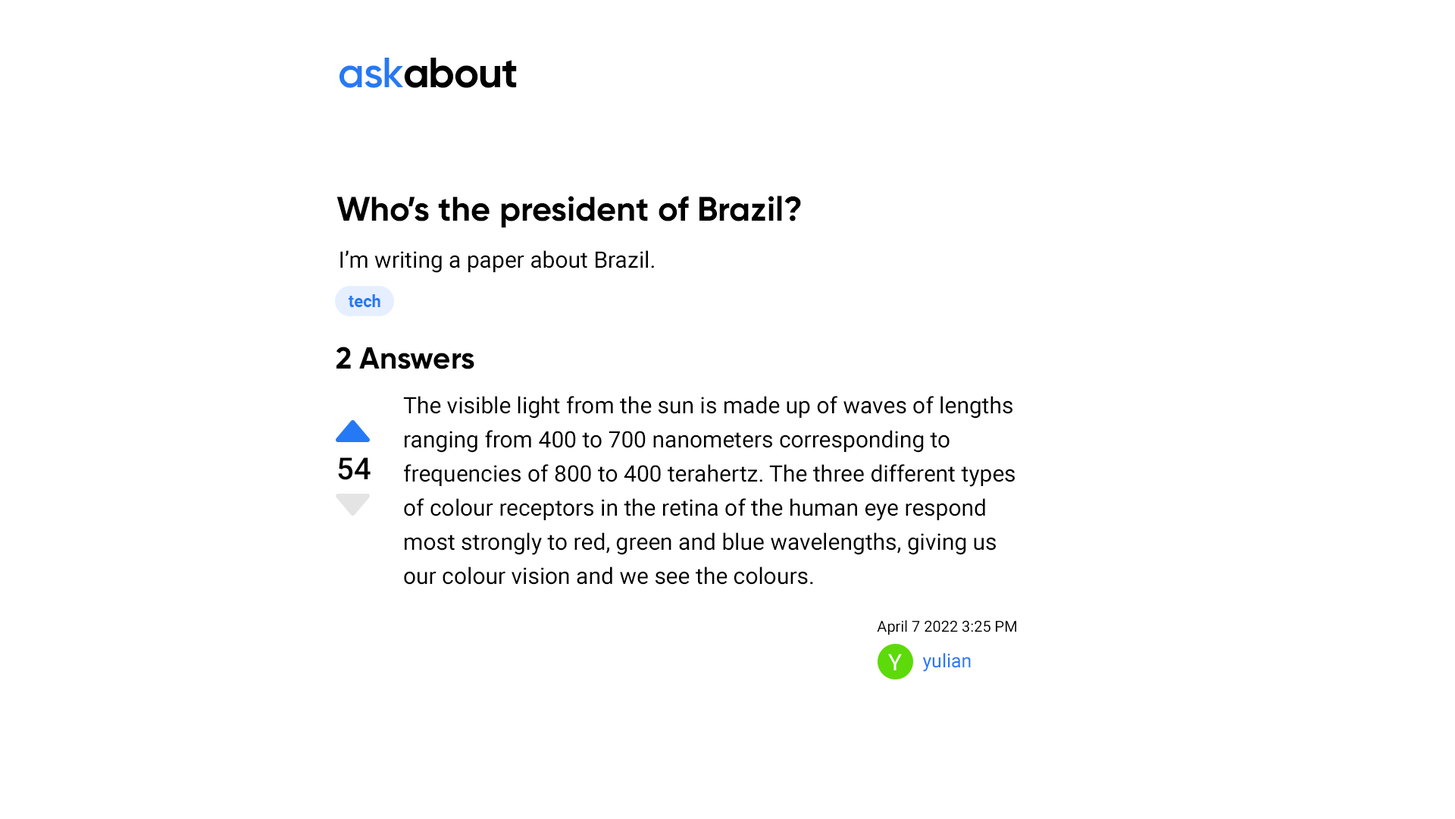
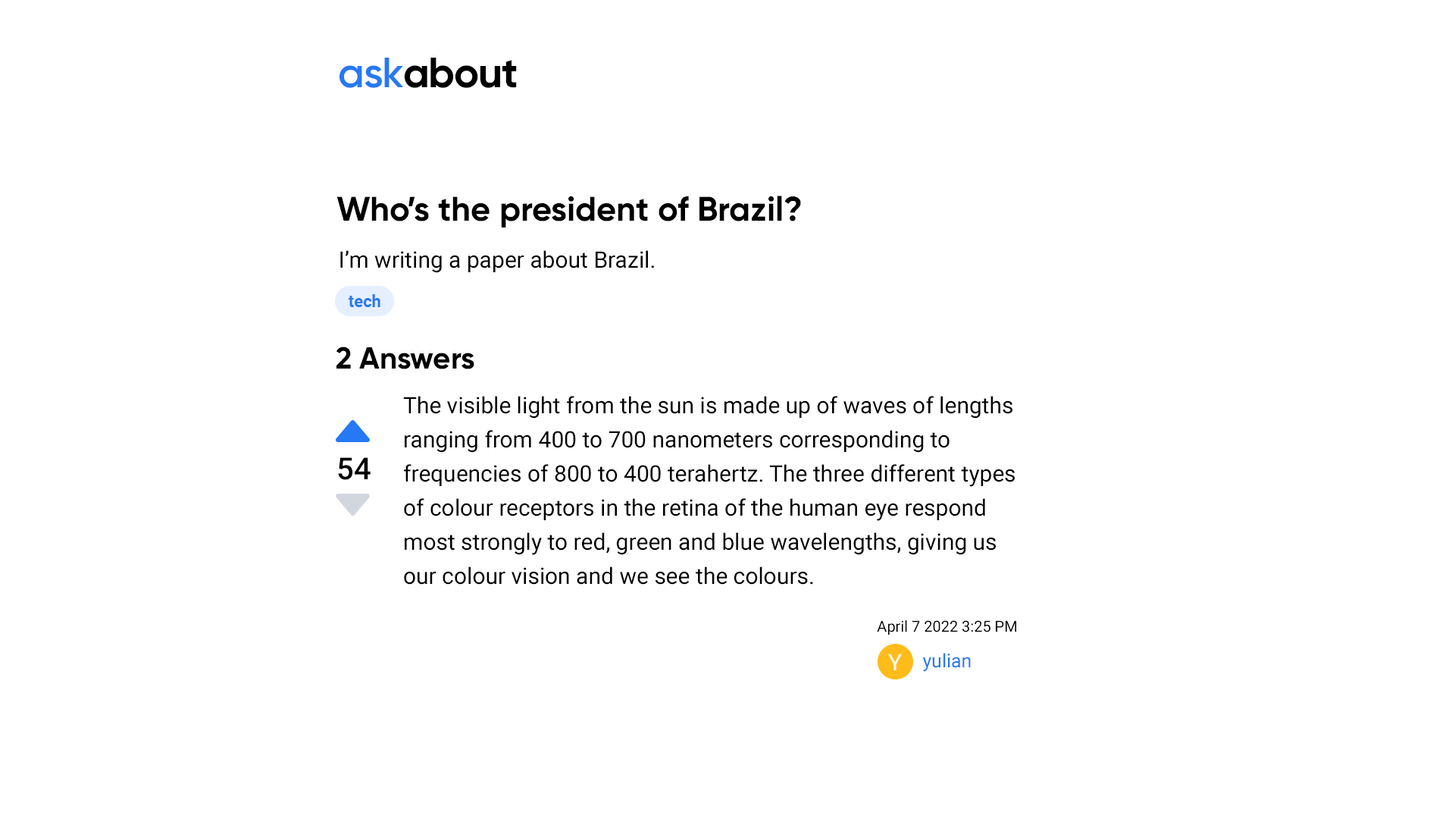
Layers edited between the first and the second w=1455, h=819 image:
painted on "Triangle 1 copy" over [335, 493, 370, 516]
painted on "Ellipse 1" over [877, 643, 914, 680]
